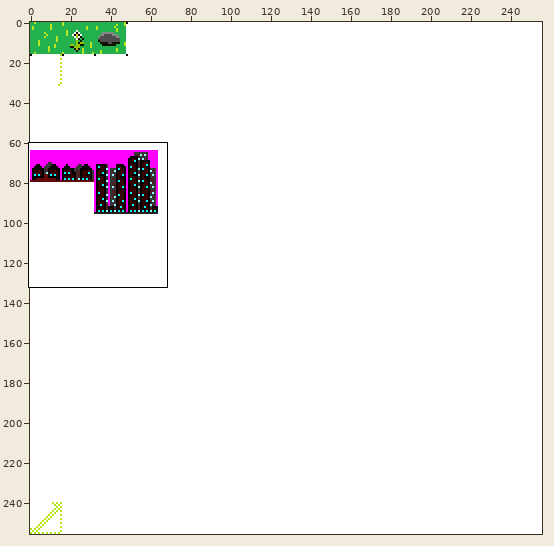
Sprite sheet -- Citadel/res/textures/spritesheet.png. Above: a wide view before the commit, with the close-up outlined.
Close-up. Old version:
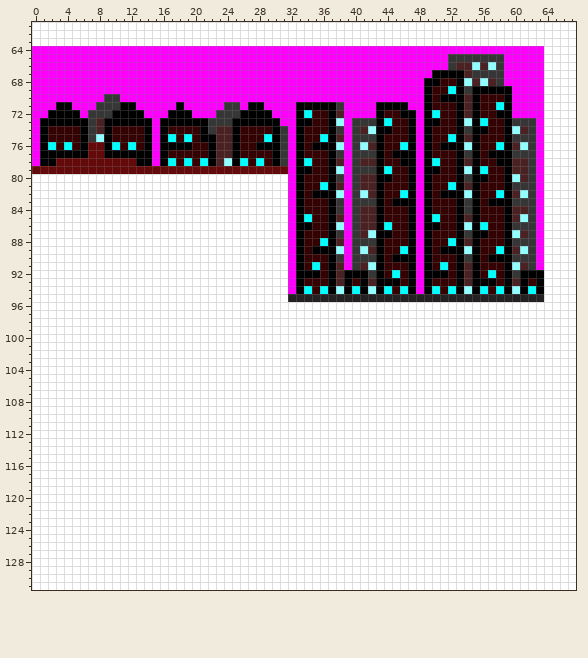
The file is 256x256 pixels. Colours within 5 levels of each other are drawn and written as one. Shown: x 0..67, y 61..131. The commit also changed other parts of the picture, which this record leaves out.
The result:
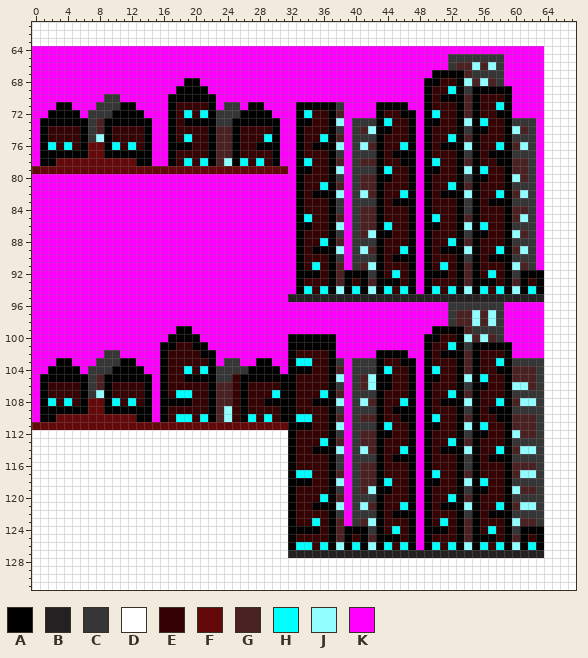
Palette (. is transparent): A #000000  B #232121  C #363636  D #ffffff  E #350203  F #640909  G #4b2223  H #00ffff  J #92feff  K #ff00ff
The exact change:
Changed rows in their new state; - is an unchanged pixel.
first column x 0:
 68 -------------------AA-------------------------------------------
 69 ------------------AAAA------------------------------------------
 70 -----------------AAAAAA-----------------------------------------
 71 -----------------AEEEEA-----------------------------------------
 72 ------------------EHEHA-----------------------------------------
 73 ----------------K-E---A-----------------------------------------
 74 ----------------KA---EA--------K--------------------------------
 75 ----------------KA---E---------K--------------------------------
 76 ----------------K--------------K--------------------------------
 77 ----------------KA-------------K--------------------------------
 78 ----------------KA-------------K--------------------------------
 80 KKKKKKKKKKKKKKKKKKKKKKKKKKKKKKKK--------------------------------
 81 KKKKKKKKKKKKKKKKKKKKKKKKKKKKKKKK--------------------------------
 82 KKKKKKKKKKKKKKKKKKKKKKKKKKKKKKKK--------------------------------
 83 KKKKKKKKKKKKKKKKKKKKKKKKKKKKKKKK--------------------------------
 84 KKKKKKKKKKKKKKKKKKKKKKKKKKKKKKKK--------------------------------
 85 KKKKKKKKKKKKKKKKKKKKKKKKKKKKKKKK--------------------------------
 86 KKKKKKKKKKKKKKKKKKKKKKKKKKKKKKKK--------------------------------
 87 KKKKKKKKKKKKKKKKKKKKKKKKKKKKKKKK--------------------------------
 88 KKKKKKKKKKKKKKKKKKKKKKKKKKKKKKKK--------------------------------
 89 KKKKKKKKKKKKKKKKKKKKKKKKKKKKKKKK--------------------------------
 90 KKKKKKKKKKKKKKKKKKKKKKKKKKKKKKKK--------------------------------
 91 KKKKKKKKKKKKKKKKKKKKKKKKKKKKKKKK--------------------------------
 92 KKKKKKKKKKKKKKKKKKKKKKKKKKKKKKKK--------------------------------
 93 KKKKKKKKKKKKKKKKKKKKKKKKKKKKKKKK--------------------------------
 94 KKKKKKKKKKKKKKKKKKKKKKKKKKKKKKKK--------------------------------
 95 KKKKKKKKKKKKKKKKKKKKKKKKKKKKKKKK--------------------------------
 96 KKKKKKKKKKKKKKKKKKKKKKKKKKKKKKKKKKKKKKKKKKKKKKKKKKKKCCCCCCCKKKKK
 97 KKKKKKKKKKKKKKKKKKKKKKKKKKKKKKKKKKKKKKKKKKKKKKKKKKKKCGGJGJCKKKKK
 98 KKKKKKKKKKKKKKKKKKKKKKKKKKKKKKKKKKKKKKKKKKKKKKKKKKKKCGGJGJCKKKKK
 99 KKKKKKKKKKKKKKKKKKAAKKKKKKKKKKKKKKKKKKKKKKKKKKKKKKAAAAGCCCCKKKKK
100 KKKKKKKKKKKKKKKKKAAAAKKKKKKKKKKKAAAAAAKKKKKKKKKKKAAEEAJGJGCKKKKK
101 KKKKKKKKKKKKKKKKAAEEAAKKKKKKKKKKAAAAAAKKKKKKKKKKKAEEHACAAAAAKKKK
102 KKKKKKKKKCCKKKKKAEEEEAAKKKKKKKKKAEEEEAKKKKKAAAAKKAEAAAGAEEEAKKKK
103 KKKAAKKKCCCAAKKKAEEEEEAKCCKKAAKKAHHEEACKCCCAEEAAKAEEEAGAEEHACCCC
104 KKAAAAKCCCAAAAKKAEEHEHACCCCAAAAKAAAEEAGKCCCAHEEAKAHEEAGAEEAAGGGC
105 KAAAAAACGAAAAAAKAEEAAAACCEAAAAAAAEEEEAJKCGJAAEEAKAAEEAJAHEEAGGGC
106 KAEEEEACGAEEEEAKAEEEEEAGGEAEEEEAAEEEEACKCGJAAEEAKAEEEACAAEEAJJGC
107 KAEEEEACJAEEEEAKAEHHEEAGGEAEEEHAAEEEHAGKCCCAEEEAKAEEHAGAEEEACCCC
108 KAHEHEAFFAHEHEAKAAAAEEAGGEAEEAAAAEEAAAJKCJGAEEHAKAEAAAJAEEHAGJJC
109 KAAAAAAFFAAAAAAKAEEEEEAGJEAEEEEAAEEEEACKCCCAEAAAKAEEEACAEAAACCCC
110 KAAFFFFFFFFFFAAKAEHHEHAGJEAHEHEAAHHEEAGKCGGAEEAAKAHEEAGAEEAAGGGC
111 FFFFFFFFFFFFFFFFFFFFFFFFFFFFFFFFAAAEEAJKCCCAHEEAKAAEEAJAHEEAGGGC
112 --------------------------------AEEEEACKCGGAAEEAKAEEEACAAEEAJGGC
113 --------------------------------AEEEHAGKCGGAEEEAKAEEHAGAEEEACCCC
114 --------------------------------AEEAAAJKCJGAEEHAKAEAAAJAEEHAGJJC
115 --------------------------------AEEEEACKCCCAEAAAKAEEEACAEAAACCCC
116 --------------------------------AEEEEACKCGGAEEEAKAEEEACAEEEAGGGC
117 --------------------------------AHHEEAGKCGGAEEEAKAHEEAGAEEEAGJJC
118 --------------------------------AAAEEAJKCGGAHEEAKAAEEAJAHEEACCCC
119 --------------------------------AEEEEACKCGJAAEEAKAEEEACAAEEAJGGC
120 --------------------------------AEEEHAGKCCCAEEEAKAEEHAGAEEEACCCC
121 --------------------------------AEEAAAJKCJGAEEHAKAEAAAJAEEHAGJJC
122 --------------------------------AEEEEACKCCCAEAAAKAEEEACAEAAACCCC
123 --------------------------------AEEHEAGKCGJAEEEAKAEHEAGAEEEAJGGC
124 --------------------------------AAAAEAGAAACAEHEAKAAAEAGAEHEACAAA
125 --------------------------------AEEEEAGAEAGAAAEAKAEEEAGAAAEAGAEA
126 --------------------------------AHHEHAJAHAJAHEHAKAHEHAJAHEHAJAHA
127 --------------------------------BBBBBBBBBBBBBBBBBBBBBBBBBBBBBBBB
